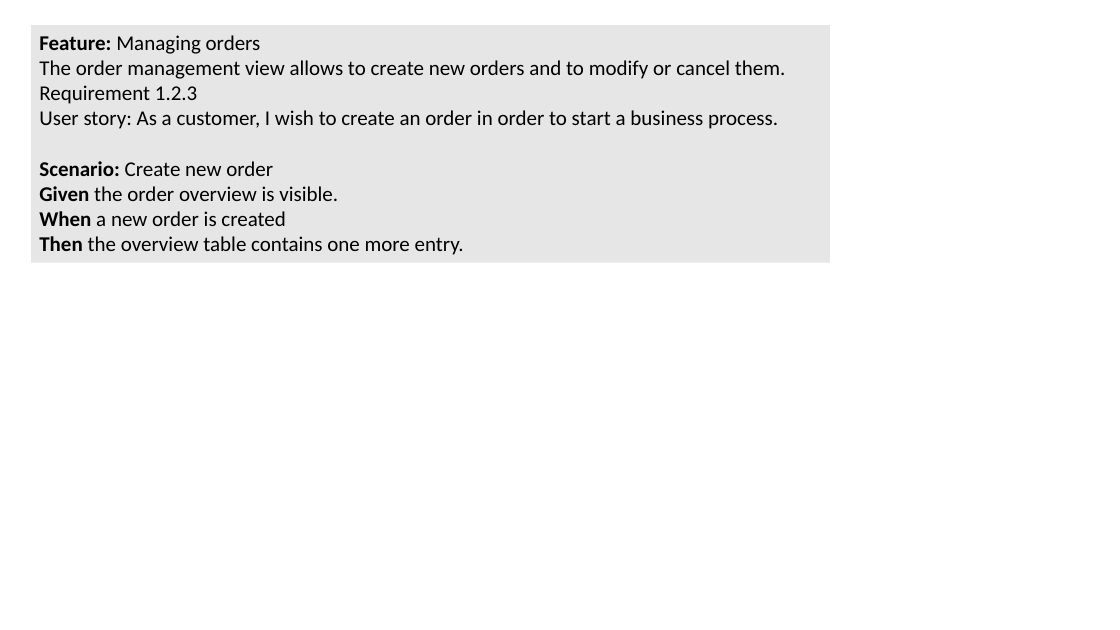
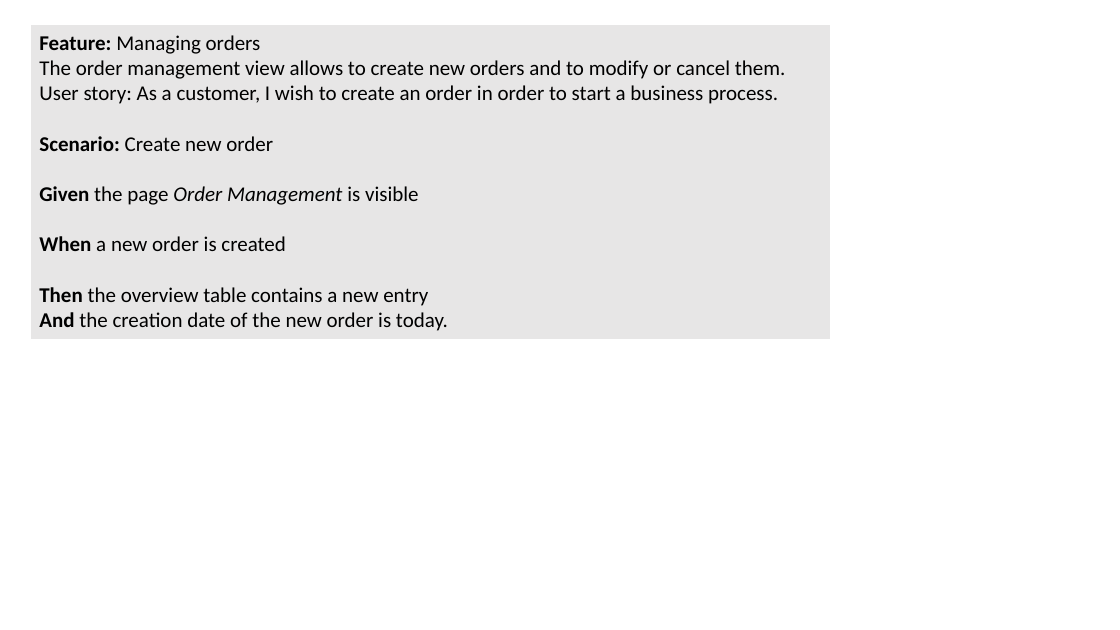
Before and after one commit to iks-gmbh-tools/SysNat, a slide deck: slide 1 of documentation/Figures.pptx. Drawn at 1120x630 pixels with LibreOffice and Linux fonts; fonts in the diff are those of the drawing. Boxes give left, top, right and bottom in pixels: in the first picture for what was removed or moved away, otherwise in the second. Text is boxed around its words. In the diff, an @@ line names an element or a change of style, - is before the commit and + after.

```diff
--- a/documentation/Figures.pptx
+++ b/documentation/Figures.pptx
@@ rectangle "Feature: Managing orders": place and size @@
-rectangle "Feature: Managing orders" at box(31, 25, 830, 263)
+rectangle "Feature: Managing orders" at box(31, 25, 830, 339)
@@ text in rectangle at box(39, 85, 197, 104): paragraph removed @@
-Requirement 1.2.3
@@ text in rectangle at box(39, 186, 419, 205): text changed @@
-Given the order overview is visible.
+Given the page Order Management is visible
@@ text in rectangle at box(39, 287, 448, 331): text changed @@
-Then the overview table contains one more entry.
+Then the overview table contains a new entry
+And the creation date of the new order is today.
```
Also in this commit, not shown: 1 other slide changed, 2 other files.
